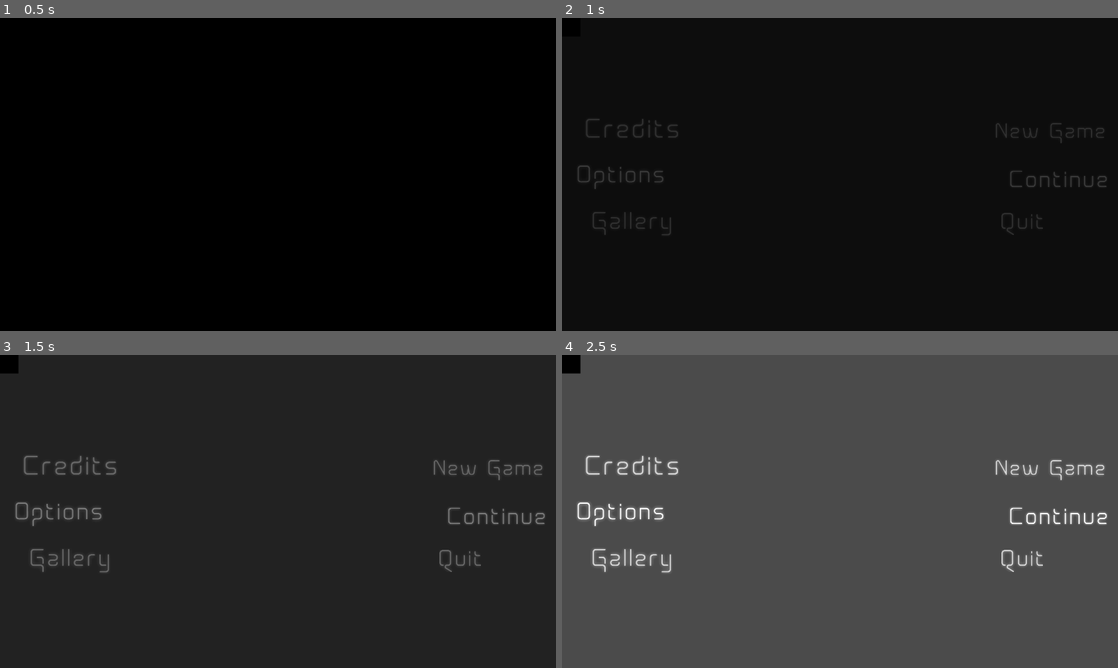
Above: before the commit, frames 1-4 (two rows, left to right).
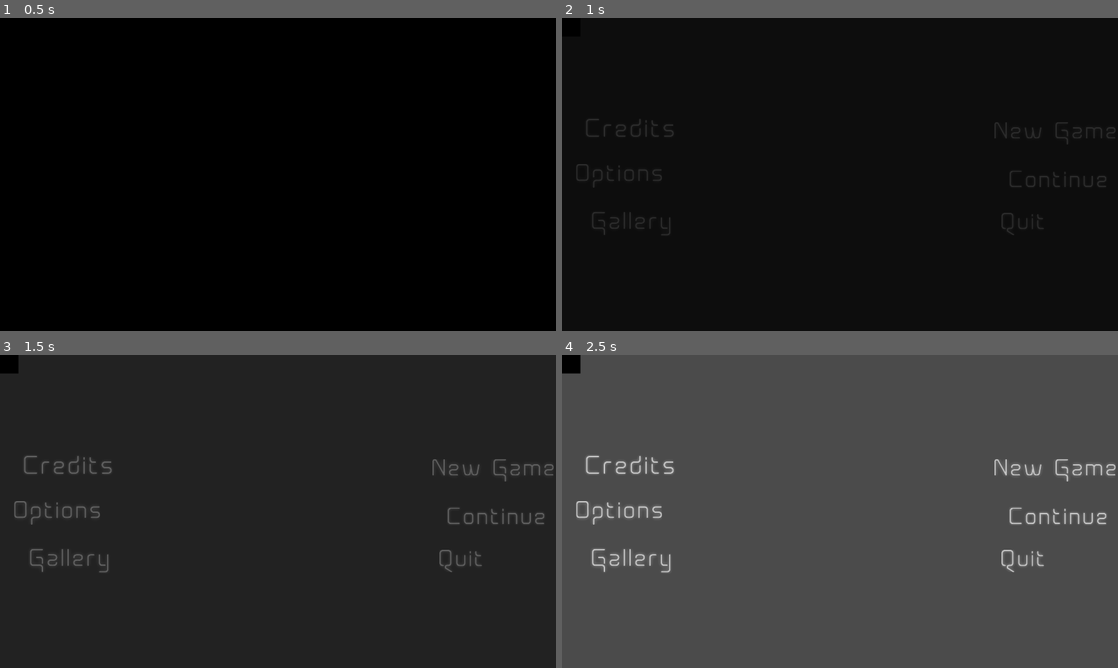
Above: after the commit, the same moments.

Repository: TomkoSK/Layers
Game: Godot game, scene res://BlackScene.tscn
Same seed, same stepped clock (60 frames per second), same inputs: the game is played once before the commit and once after it. Video files are missing from this copy of the repository; at most half a second of black plays in their place. Sound files missing from this copy of the repository are replaced by a short silence.
Inputs (mouse positions are in pixels of both pictures, inside the frame that each line leads up to; where the layout moved, square brackets give the same spot in the first picture):
- Up to frame 1 (0.5 s): no input
- Up to frame 2 (1 s): click (1056, 133) [1051, 133] at 0.5 s
- Up to frame 3 (1.5 s): click (494, 470) [489, 470] at 1.25 s
- Up to frame 4 (2.5 s): click (1056, 514) at 2 s

Frame 1 is identical in both runs. In frame 2, 0.5% of the frame differs, in the area x 2-100%, y 32-70%; in frame 3, 1.1%; in frame 4, 1.5%.

Commit message:
WORK IN PROGRESS UPLOADING FOR OTHER PC

Diff:
--- a/Scenes/MainMenu.tscn
+++ b/Scenes/MainMenu.tscn
@@ -2,13 +2,13 @@
 
 [ext_resource type="Script" path="res://Scripts/MainMenu.gd" id="1_0bdrc"]
 [ext_resource type="VideoStream" path="res://output.ogv" id="2_crwrw"]
-[ext_resource type="Texture2D" uid="uid://ce47a7mikq46j" path="res://MainMenuButtons/Continue.png" id="3_1ps3f"]
-[ext_resource type="Texture2D" uid="uid://dkmmuwk8sxfoc" path="res://MainMenuButtons/Options.png" id="5_5v4vt"]
-[ext_resource type="Texture2D" uid="uid://dpn8yu8p5rmrq" path="res://MainMenuButtons/NewButton.png" id="5_8qv40"]
-[ext_resource type="Texture2D" uid="uid://c6ajqmcd2va28" path="res://MainMenuButtons/Gallery.png" id="6_6x28t"]
-[ext_resource type="Texture2D" uid="uid://cbwq5k1y3y8mp" path="res://MainMenuButtons/Credits.png" id="7_x2h1r"]
-[ext_resource type="Texture2D" uid="uid://5qj1ebek6oke" path="res://MainMenuButtons/text-1704400544344.png" id="8_go4iy"]
-[ext_resource type="Texture2D" uid="uid://cg6012dh7t047" path="res://Textures/square.png" id="9_p2mw5"]
+[ext_resource type="Texture2D" uid="uid://cgdryte7801yi" path="res://Buttons/continue.png" id="3_g1nya"]
+[ext_resource type="Texture2D" uid="uid://buhrse0iyji0k" path="res://Buttons/newgame.png" id="5_nt2j6"]
+[ext_resource type="Texture2D" uid="uid://bcse4eauj0x17" path="res://Textures/arrowgus.png" id="6_e1o37"]
+[ext_resource type="Texture2D" uid="uid://pbf60ohiqxer" path="res://Buttons/options.png" id="6_q0ef5"]
+[ext_resource type="Texture2D" uid="uid://8uj3wriallbn" path="res://Buttons/gallery.png" id="7_gp2fh"]
+[ext_resource type="Texture2D" uid="uid://swvi7siowge1" path="res://Buttons/credits.png" id="8_5cf6d"]
+[ext_resource type="Texture2D" uid="uid://dpg2u8qmf3yyq" path="res://Buttons/quitted.png" id="9_ipm8y"]
 
 [node name="MainMenu" type="Node2D"]
 script = ExtResource("1_0bdrc")
@@ -20,6 +20,7 @@
 stream = ExtResource("2_crwrw")
 autoplay = true
 loop = true
+metadata/_edit_use_anchors_ = true
 
 [node name="Continue" type="Button" parent="."]
 offset_left = 1540.0
@@ -27,72 +28,77 @@
 offset_right = 2035.0
 offset_bottom = 622.0
 scale = Vector2(0.7, 0.7)
-icon = ExtResource("3_1ps3f")
+icon = ExtResource("3_g1nya")
 flat = true
+metadata/_edit_use_anchors_ = true
 
 [node name="Arrow" type="Sprite2D" parent="Continue"]
 visible = false
-position = Vector2(-24.2857, 47.1428)
-scale = Vector2(20, 20)
-texture = ExtResource("9_p2mw5")
+position = Vector2(-48.5714, 52.8571)
+scale = Vector2(0.86, 0.86)
+texture = ExtResource("6_e1o37")
 
 [node name="NewGame" type="Button" parent="."]
 offset_left = 1490.0
 offset_top = 355.0
 offset_right = 1938.0
 offset_bottom = 444.0
-scale = Vector2(0.85, 0.85)
-icon = ExtResource("5_8qv40")
+scale = Vector2(0.95, 0.95)
+icon = ExtResource("5_nt2j6")
 flat = true
+metadata/_edit_use_anchors_ = true
 
 [node name="Arrow" type="Sprite2D" parent="NewGame"]
 visible = false
-position = Vector2(-20, 35.2941)
-scale = Vector2(20, 20)
-texture = ExtResource("9_p2mw5")
+position = Vector2(-36.842, 35.7895)
+scale = Vector2(0.63, 0.63)
+texture = ExtResource("6_e1o37")
 
 [node name="Options" type="Button" parent="."]
 offset_left = 45.0
 offset_top = 500.0
 offset_right = 349.0
 offset_bottom = 589.0
-icon = ExtResource("5_5v4vt")
+icon = ExtResource("6_q0ef5")
 flat = true
+metadata/_edit_use_anchors_ = true
 
 [node name="Arrow" type="Sprite2D" parent="Options"]
 visible = false
-position = Vector2(322, 43)
-scale = Vector2(20, 20)
-texture = ExtResource("9_p2mw5")
+position = Vector2(337, 44)
+scale = Vector2(-0.6, 0.6)
+texture = ExtResource("6_e1o37")
 
 [node name="Gallery" type="Button" parent="."]
 offset_left = 95.0
 offset_top = 660.0
 offset_right = 409.0
 offset_bottom = 749.0
-icon = ExtResource("6_6x28t")
+icon = ExtResource("7_gp2fh")
 flat = true
+metadata/_edit_use_anchors_ = true
 
 [node name="Arrow" type="Sprite2D" parent="Gallery"]
 visible = false
-position = Vector2(302, 44)
-scale = Vector2(20, 20)
-texture = ExtResource("9_p2mw5")
+position = Vector2(325, 54)
+scale = Vector2(-0.6, 0.6)
+texture = ExtResource("6_e1o37")
 
 [node name="Credits" type="Button" parent="."]
 offset_left = 75.0
 offset_top = 340.0
-offset_right = 480.0
-offset_bottom = 429.0
-scale = Vector2(0.8, 0.8)
-icon = ExtResource("7_x2h1r")
+offset_right = 494.0
+offset_bottom = 442.0
+scale = Vector2(0.76, 0.76)
+icon = ExtResource("8_5cf6d")
 flat = true
+metadata/_edit_use_anchors_ = true
 
 [node name="Arrow" type="Sprite2D" parent="Credits"]
 visible = false
-position = Vector2(436.25, 57.5)
-scale = Vector2(25, 25)
-texture = ExtResource("9_p2mw5")
+position = Vector2(459.211, 63.1579)
+scale = Vector2(-0.79, 0.79)
+texture = ExtResource("6_e1o37")
 
 [node name="Quit" type="Button" parent="."]
 offset_left = 1515.0
@@ -100,14 +106,15 @@
 offset_right = 1701.0
 offset_bottom = 772.0
 scale = Vector2(0.8, 0.8)
-icon = ExtResource("8_go4iy")
+icon = ExtResource("9_ipm8y")
 flat = true
+metadata/_edit_use_anchors_ = true
 
 [node name="Arrow" type="Sprite2D" parent="Quit"]
 visible = false
-position = Vector2(-16.25, 41.25)
-scale = Vector2(20, 20)
-texture = ExtResource("9_p2mw5")
+position = Vector2(-47.5, 41.25)
+scale = Vector2(0.75, 0.75)
+texture = ExtResource("6_e1o37")
 
 [connection signal="mouse_entered" from="Continue" to="." method="_on_continue_mouse_entered"]
 [connection signal="mouse_exited" from="Continue" to="." method="_on_continue_mouse_exited"]
--- a/Scenes/Settings.tscn
+++ b/Scenes/Settings.tscn
@@ -1,8 +1,10 @@
-[gd_scene load_steps=9 format=3 uid="uid://cv6e0j8ix7vsh"]
+[gd_scene load_steps=11 format=3 uid="uid://cv6e0j8ix7vsh"]
 
 [ext_resource type="Script" path="res://Scripts/Settings.gd" id="1_67gjx"]
 [ext_resource type="Texture2D" uid="uid://bgdbxn7jiw3u5" path="res://Textures/Save_Slots_Button.png" id="2_xugl2"]
 [ext_resource type="Theme" uid="uid://q20srnrdcdy3" path="res://SliderTheme.tres" id="3_6a021"]
+[ext_resource type="Texture2D" uid="uid://cbjbpvrjqlkch" path="res://Buttons/settings3.png" id="4_1m05d"]
+[ext_resource type="Texture2D" uid="uid://dm0wvjqek5iex" path="res://Textures/button8.png" id="6_4ialg"]
 
 [sub_resource type="LabelSettings" id="LabelSettings_73b4o"]
 font_size = 80
@@ -129,6 +131,7 @@
 value = 0.5
 
 [node name="Button" type="Button" parent="."]
+visible = false
 offset_left = 1462.0
 offset_top = 913.0
 offset_right = 1792.0
@@ -150,6 +153,16 @@
 scale = Vector2(1.3, 1.3)
 text = "Main Menu"
 
+[node name="Settings" type="Sprite2D" parent="."]
+z_index = -6
+position = Vector2(960, 540)
+texture = ExtResource("4_1m05d")
+
+[node name="Button4" type="Sprite2D" parent="."]
+self_modulate = Color(1, 1, 1, 0.901961)
+position = Vector2(1624, 949)
+texture = ExtResource("6_4ialg")
+
 [connection signal="item_selected" from="VBoxContainer/WindowMode/OptionButton" to="." method="_on_window_mode_changed"]
 [connection signal="value_changed" from="VBoxContainer/MusicContainer/HSlider" to="." method="_on_music_slider_changed"]
 [connection signal="value_changed" from="VBoxContainer/VolumeContainer/HSlider" to="." method="_on_volume_slider_changed"]
--- a/Scripts/MainMenu.gd
+++ b/Scripts/MainMenu.gd
@@ -1,13 +1,17 @@
 extends Node2D
 
 var focusedDict
+var numberedDict
 var positions
 var previousArrow
 
 func _ready():
 	previousArrow = $Credits/Arrow
+	numberedDict = {0 : $Credits, 1 : $Options, 2 : $Gallery, 3 : $NewGame, 4 : $Continue, 5 : $Quit}
 	focusedDict = {$NewGame : false, $Continue : false, $Quit : false, $Credits : false, $Options : false, $Gallery : false}
-	positions = {$NewGame : $NewGame.global_position, $Continue : $Continue.global_position, $Quit : $Quit.global_position, $Credits : $Credits.global_position, $Options : $Options.global_position, $Gallery : $Gallery.global_position}
+	for key in focusedDict:
+		key.self_modulate = Color(1, 1, 1, 0.7)
+		key.get_child(0).self_modulate = Color(1, 1, 1, 0.75)
 	UIButtons.set_visibility("ui", false)#Hides the UI buttons
 	var settings = FileManager.load_settings() #Loads the settings from the saved file
 	GlobalWorldEnvironment.environment.adjustment_brightness = settings.brightness#This sets the brightness to the settings value
@@ -33,39 +37,37 @@
 
 #I assure you this cannot be done in a better way :(
 func _on_continue_mouse_entered():
-	focusedDict[$Continue]= true
+	$Continue.self_modulate = Color(1, 1, 1, 0.9)
 	previousArrow.hide()
 	$Continue/Arrow.show()
 	previousArrow = $Continue/Arrow
 
 func _on_new_game_mouse_entered():
-	focusedDict[$NewGame] = true
+	$NewGame.self_modulate = Color(1, 1, 1, 0.9)
 	previousArrow.hide()
 	$NewGame/Arrow.show()
 	previousArrow = $NewGame/Arrow
 
 func _on_options_mouse_entered():
-	focusedDict[$Options]= true
+	$Options.self_modulate = Color(1, 1, 1, 0.9)
 	previousArrow.hide()
 	$Options/Arrow.show()
 	previousArrow = $Options/Arrow
 
 func _on_gallery_mouse_entered():
-	focusedDict[$Gallery]= true
+	$Gallery.self_modulate = Color(1, 1, 1, 0.9)
 	previousArrow.hide()
 	$Gallery/Arrow.show()
 	previousArrow = $Gallery/Arrow
 
-
 func _on_quit_mouse_entered():
-	focusedDict[$Quit]= true
+	$Quit.self_modulate = Color(1, 1, 1, 0.9)
 	previousArrow.hide()
 	$Quit/Arrow.show()
 	previousArrow = $Quit/Arrow
 
-
 func _on_credits_mouse_entered():
-	focusedDict[$Credits]= true
+	$Credits.self_modulate = Color(1, 1, 1, 0.9)
 	previousArrow.hide()
 	$Credits/Arrow.show()
 	previousArrow = $Credits/Arrow
@@ -73,36 +75,19 @@
 
 #The same way for the mouse exit, this is the only way I know how to do it
 func _on_quit_mouse_exited():
-	focusedDict[$Quit] = false
+	$Quit.self_modulate = Color(1, 1, 1, 0.7)
 
 func _on_credits_mouse_exited():
-	focusedDict[$Credits] = false
+	$Credits.self_modulate = Color(1, 1, 1, 0.7)
 
 func _on_gallery_mouse_exited():
-	focusedDict[$Gallery] = false
+	$Gallery.self_modulate = Color(1, 1, 1, 0.7)
 
 func _on_options_mouse_exited():
-	focusedDict[$Options] = false
+	$Options.self_modulate = Color(1, 1, 1, 0.7)
 
 func _on_new_game_mouse_exited():
-	focusedDict[$NewGame] = false
+	$NewGame.self_modulate = Color(1, 1, 1, 0.7)
 
 func _on_continue_mouse_exited():
-	focusedDict[$Continue] = false
-
-func _physics_process(delta):
-	for key in focusedDict:
-		if(focusedDict[key] == true):
-			if(key == $NewGame or key == $Continue or key == $Quit):
-				key.global_position.x += 180*delta
-				key.global_position.x = clamp(key.global_position.x, positions[key].x, positions[key].x+40)
-			else:
-				key.global_position.x -= 180*delta
-				key.global_position.x = clamp(key.global_position.x, positions[key].x-40, positions[key].x)
-		else:
-			if(key == $NewGame or key == $Continue or key == $Quit):
-				key.global_position.x -= 420*delta
-				key.global_position.x = clamp(key.global_position.x, positions[key].x, positions[key].x+40)
-			else:
-				key.global_position.x += 420*delta
-				key.global_position.x = clamp(key.global_position.x, positions[key].x-40, positions[key].x)
+	$Continue.self_modulate = Color(1, 1, 1, 0.7)
Binary file added: Buttons/Settings.png
Not shown, added: Buttons/Settings.png.import
Binary file added: Buttons/continue.png
Not shown, added: Buttons/continue.png.import
Binary file added: Buttons/credits.png
Not shown, added: Buttons/credits.png.import
Binary file added: Buttons/gallery.png
Not shown, added: Buttons/gallery.png.import
Binary file added: Buttons/newgame.png
Not shown, added: Buttons/newgame.png.import
Binary file added: Buttons/options.png
Not shown, added: Buttons/options.png.import
(and 21 more such lines)
